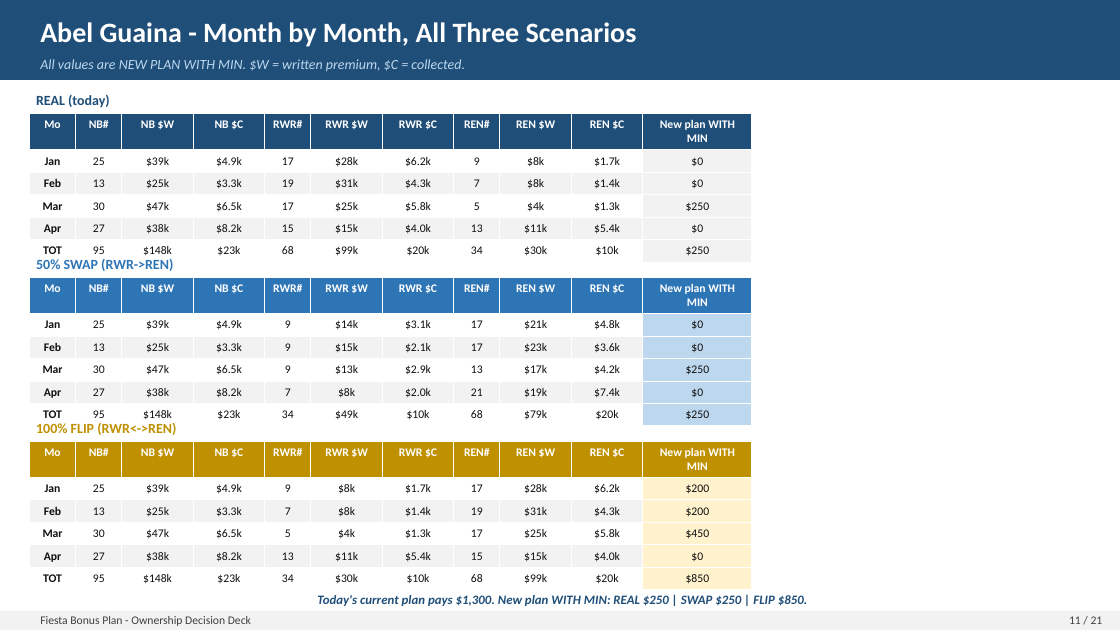
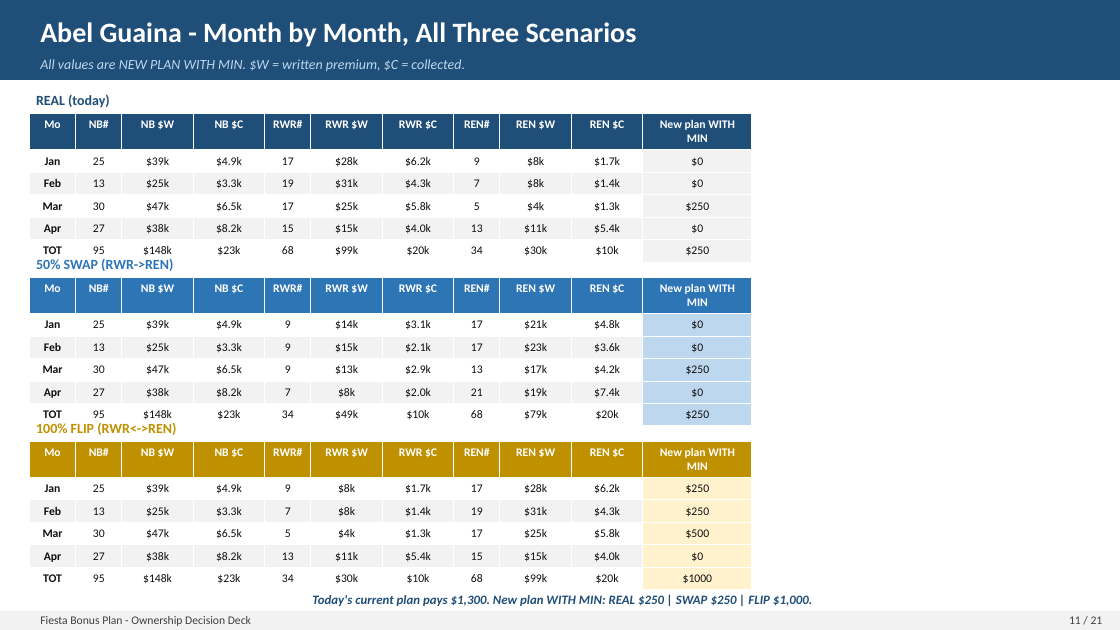
Before and after one commit to FAUS-tech/fiesta-bonus, a slide deck: slide 11 of output/Bonus_Plan_FINAL.pptx. Drawn at 1120x630 pixels with LibreOffice and Linux fonts; fonts in the diff are those of the drawing. Boxes give left, top, right and bottom in pixels: in the first picture for what was removed or moved away, otherwise in the second. Text is boxed around its words. In the diff, an @@ line names an element or a change of style, - is before the commit and + after.

```diff
--- a/output/Bonus_Plan_FINAL.pptx
+++ b/output/Bonus_Plan_FINAL.pptx
@@ table at [29, 441, 752, 588] @@
-row 2, column 11: $200
+row 2, column 11: $250
-row 3, column 11: $200
+row 3, column 11: $250
-row 4, column 11: $450
+row 4, column 11: $500
-row 6, column 11: $850
+row 6, column 11: $1000
@@ text at [312, 595, 812, 606]: text changed @@
-Today's current plan pays $1,300. New plan WITH MIN: REAL $250 | SWAP $250 | FLIP $850.
+Today's current plan pays $1,300. New plan WITH MIN: REAL $250 | SWAP $250 | FLIP $1,000.
```
Also in this commit, not shown: 10 other slides changed, 3 other files.
